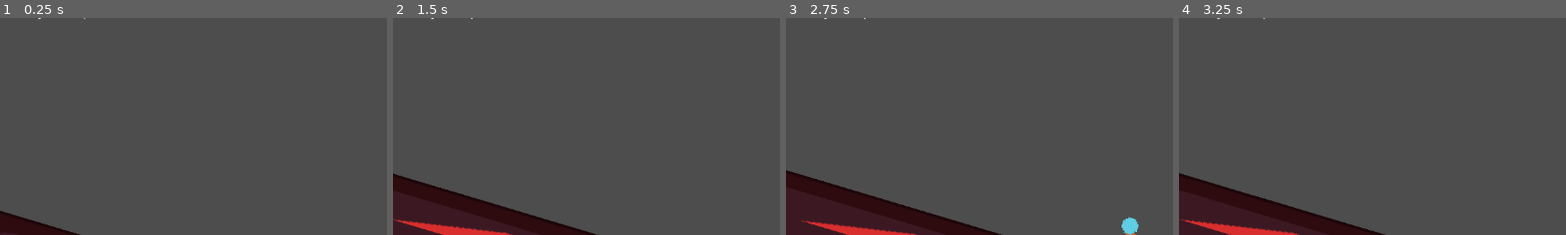
Above: before the commit, frames 1-4 (left to right).
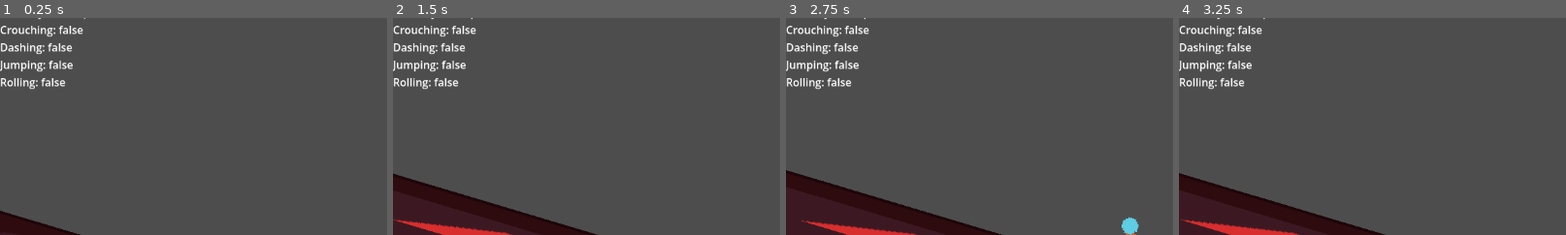
Above: after the commit, the same moments.

Repository: TatusFilipek/GodotTryEndError
Game: Godot game, scene res://scenes/main.tscn
The game is run twice, just before and just after one commit, with the same random seed, the same clock (stepped at 60 frames per second) and the same inputs. The engine's default icon, where the game draws it, is replaced by a stand-in: a white triangle on a blue panel in a dark square.
Inputs (mouse positions are % of the whole screen's width and height, from its top left):
- Up to frame 1 (0.25 s): no input
- Up to frame 2 (1.5 s): move the mouse to (72, 45) at 0.52 s; hold D (moveRight) from 0.53 s (still down); tap Q (dash) at 0.6 s; tap Space (jump) at 0.77, 0.8, 1.07, 1.35 s; move the mouse to (30, 55) at 1.27 s
- Up to frame 3 (2.75 s): tap Space (jump) at 1.52, 1.82, 2.3 s; tap Q (dash) at 1.55 s; move the mouse to (60, 28) at 2.02 s; release D (moveRight) at 2.03 s; hold A (moveLeft) from 2.03 s (still down); hold Ctrl (crouch) from 2.03 s (still down)
- Up to frame 4 (3.25 s): move the mouse to (45, 70) at 2.77 s; release A (moveLeft) at 2.78 s; release Ctrl (crouch) at 2.78 s; hold D (moveRight) from 2.78 s (still down); tap Q (dash) at 2.85 s; tap Space (jump) at 3.02 s
The pictures show only the part of the screen within x 0-50%, y 3-53%; the shares and areas given below are measured in that part.

The runs differ from the first frame. In frame 1, 1.7% of the frame differs, in the area x 0-22%, y 3-34%; in frame 2, 1.7%; in frame 3, 1.7%; in frame 4, 1.7%.

Commit message:
holy one line commit

Diff:
--- a/scripts/player.gd
+++ b/scripts/player.gd
@@ -93,7 +93,7 @@
 	GetSpriteOrientation()
 	move_and_slide()
 
-	label.text = "Animacja: %s | Klatka: %d" % [sprite.animation, sprite.frame]
+	label.text = "Animacja: %s | Klatka: %d \nCrouching: %s \nDashing: %s \nJumping: %s \nRolling: %s" % [sprite.animation, sprite.frame, isCrouching, dashing, jumping, rolling]
 
 	if isOnGround() or IsLedgeDetected():
 		coyoteTimer = coyoteTime
@@ -109,7 +109,7 @@
 		dashCooldownTimer -= delta
 
 	#Optimise this
-	if dashCooldownTimer <= 0:
+	if dashCooldownTimer <= 0 and dashUses <= dashGroundUses:
 		if isOnGround():
 			dashUses = dashGroundUses
 		else:
